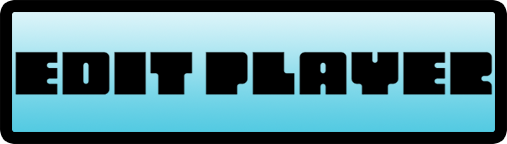
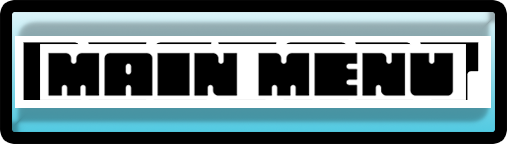
Layer changes from the first 507px x 144px image to the second:
hid "editplayer" over [14, 49, 493, 99]
added layer "Main menu" above "restart" over [40, 44, 466, 100]
added layer "restart" above "startGame" over [15, 36, 491, 108]
showed "startGame" over [21, 46, 485, 96]
